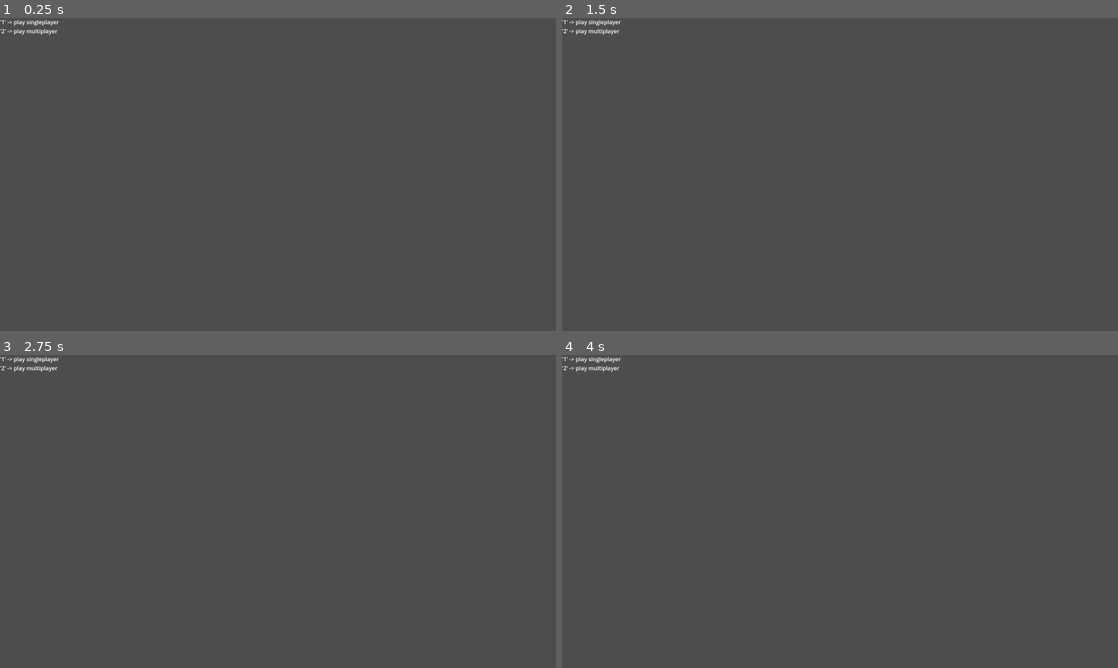
Above: before the commit, frames 1-4 (two rows, left to right).
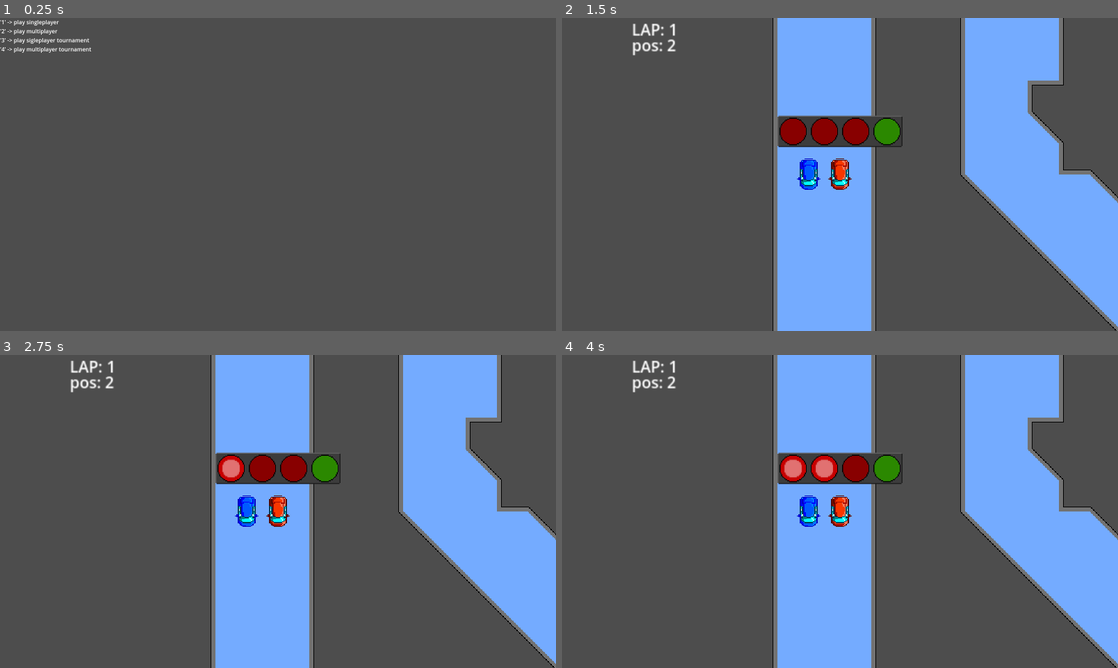
Above: after the commit, the same moments.

Repository: abam-iksde/piiws-sem2
Game: Godot game, scene res://scenes/scenes/temp_menu.tscn
Same seed, same stepped clock (60 frames per second), same inputs: the game is played once before the commit and once after it.
Inputs:
- Up to frame 1 (0.25 s): no input
- Up to frame 2 (1.5 s): tap Enter (ui_accept) at 0.5, 0.77, 1.07, 1.25 s; hold 3 0.53-1.28 s; tap 4 at 0.8, 1.35 s
- Up to frame 3 (2.75 s): tap Enter (ui_accept) at 1.52, 1.55, 1.82, 2, 2.1 s; hold 3 from 2.03 s (still down)
- Up to frame 4 (4 s): release 3 at 2.78 s; tap 3 at 2.85 s; tap Enter (ui_accept) at 3.02, 3.32, 3.5, 3.77, 3.8 s; tap 4 at 3.05 s; hold 4 from 3.53 s (still down)

The runs differ from the first frame. In frame 1, 0.2% of the frame differs, in the area x 0-17%, y 6-12%; in frame 2, 35%, in the area x 0-100%, y 0-100%; in frame 3, 35%; in frame 4, 35%.

Commit message:
🏆 Add tournament mode (#39)

Diff:
--- a/project.godot
+++ b/project.godot
@@ -24,6 +24,7 @@
 Prefabs="*res://scripts/autoloads/prefabs.gd"
 Sounds="*res://scenes/prefabs/autoload/sounds.tscn"
 RaceSettings="*res://scripts/autoloads/race_settings.gd"
+Tournament="*res://scripts/autoloads/tournament.gd"
 
 [display]
 
--- /dev/null
+++ b/scenes/scenes/race_summary.tscn
@@ -0,0 +1,54 @@
+[gd_scene load_steps=2 format=3 uid="uid://ccht0t48nwgp4"]
+
+[sub_resource type="GDScript" id="GDScript_w1yem"]
+script/source = "extends Control
+
+enum State {
+  RACE_TALLY,
+  TOURNAMENT_TALLY,
+}
+
+var state
+
+func get_race_positions_tally():
+  var text = ''
+  var players = RaceSettings.get_setting('players').duplicate()
+  players.sort_custom(func(a,b): return Race.final_positions[a.id] < Race.final_positions[b.id])
+  for player_index in range(len(players)):
+    text += str(player_index+1) + '. PLAYER ' + str(players[player_index].id) + ': +' + str(max(5 - Race.final_positions[players[player_index].id], 0)) + '\\n'
+  return text
+
+func get_tournament_summary_tally():
+  var text = ''
+  var players = RaceSettings.get_setting('players').duplicate()
+  players.sort_custom(func(a,b): return Tournament.scores[a.id] > Tournament.scores[b.id])
+  for player_index in range(len(players)):
+    text += str(player_index+1) + '. PLAYER ' + str(players[player_index].id) + ': ' + str(Tournament.scores[players[player_index].id]) + '\\n'
+  return text
+
+func _ready():
+  $Label.text = get_race_positions_tally()
+  state = State.RACE_TALLY
+
+func _physics_process(delta):
+  if Input.is_action_just_pressed('ui_accept'):
+    if state == State.RACE_TALLY:
+      state = State.TOURNAMENT_TALLY
+      $Label.text = get_tournament_summary_tally()
+    else:
+      Tournament.advance()
+"
+
+[node name="race_summary" type="Control"]
+layout_mode = 3
+anchors_preset = 15
+anchor_right = 1.0
+anchor_bottom = 1.0
+grow_horizontal = 2
+grow_vertical = 2
+script = SubResource("GDScript_w1yem")
+
+[node name="Label" type="Label" parent="."]
+layout_mode = 0
+offset_right = 40.0
+offset_bottom = 23.0
--- /dev/null
+++ b/scenes/scenes/single_race_summary.tscn
@@ -0,0 +1,34 @@
+[gd_scene load_steps=2 format=3 uid="uid://bmbqalf3026d2"]
+
+[sub_resource type="GDScript" id="GDScript_effih"]
+script/source = "extends Control
+
+func get_race_positions_tally():
+  var text = ''
+  var players = RaceSettings.get_setting('players').duplicate()
+  players.sort_custom(func(a,b): return Race.final_positions[a.id] < Race.final_positions[b.id])
+  for player_index in range(len(players)):
+    text += str(player_index+1) + '. PLAYER ' + str(players[player_index].id) + '\\n'
+  return text
+
+func _ready():
+  $Label.text = get_race_positions_tally()
+
+func _physics_process(delta):
+  if Input.is_action_just_pressed('ui_accept'):
+    Tournament.advance()
+"
+
+[node name="single_race_summary" type="Control"]
+layout_mode = 3
+anchors_preset = 15
+anchor_right = 1.0
+anchor_bottom = 1.0
+grow_horizontal = 2
+grow_vertical = 2
+script = SubResource("GDScript_effih")
+
+[node name="Label" type="Label" parent="."]
+layout_mode = 0
+offset_right = 40.0
+offset_bottom = 23.0
--- a/scenes/scenes/temp_menu.tscn
+++ b/scenes/scenes/temp_menu.tscn
@@ -3,36 +3,57 @@
 [sub_resource type="GDScript" id="GDScript_whrbl"]
 script/source = "extends Control
 
+var single_race = [
+  'res://scenes/scenes/race.tscn',
+]
+
+var test_tournament = [
+  'res://scenes/scenes/race.tscn',
+  'res://scenes/scenes/race.tscn',
+]
+
+var two_player_settings = {
+  'players': [
+    {
+      texture = preload('res://textures/vehicles/car_red.png'),
+      viewport = ['splitscreen', preload('res://textures/splitscreen/player1.png'), Vector2(0.25, 0.0)],
+      input = ['human', 'p1'],
+      start_spot = 0,
+      is_main = true,
+      id = RaceSettings.generate_player_id(),
+    },
+    {
+      texture = preload('res://textures/vehicles/car_blue.png'),
+      viewport = ['splitscreen', preload('res://textures/splitscreen/player2.png'), Vector2(-0.25, 0.0)],
+      input = ['human', 'p2'],
+      start_spot = 1,
+      is_main = false,
+      id = RaceSettings.generate_player_id(),
+    },
+  ],
+}
+
 func start_singleplayer():
-  RaceSettings.race_settings = {}
-  get_tree().change_scene_to_file('res://scenes/scenes/race.tscn')
+  Tournament.start(single_race, {})
 
 func start_multiplayer():
-  RaceSettings.race_settings = {
-    'players': [
-      {
-        texture = preload('res://textures/vehicles/car_red.png'),
-        viewport = ['splitscreen', preload('res://textures/splitscreen/player1.png'), Vector2(0.25, 0.0)],
-        input = ['human', 'p1'],
-        start_spot = 0,
-        is_main = true,
-      },
-      {
-        texture = preload('res://textures/vehicles/car_blue.png'),
-        viewport = ['splitscreen', preload('res://textures/splitscreen/player2.png'), Vector2(-0.25, 0.0)],
-        input = ['human', 'p2'],
-        start_spot = 1,
-        is_main = false,
-      },
-    ],
-  }
-  get_tree().change_scene_to_file('res://scenes/scenes/race.tscn')
+  Tournament.start(single_race, two_player_settings)
+
+func start_singleplayer_tournament():
+  Tournament.start(test_tournament, {})
+
+func start_multiplayer_tournament():
+  Tournament.start(test_tournament, two_player_settings)
 
 func _physics_process(delta):
   if Input.is_key_pressed(KEY_1):
     start_singleplayer()
   elif Input.is_key_pressed(KEY_2):
     start_multiplayer()
+  elif Input.is_key_pressed(KEY_3):
+    start_singleplayer_tournament()
+  elif Input.is_key_pressed(KEY_4):
+    start_multiplayer_tournament()
 "
 
 [node name="menu_lol" type="Control"]
@@ -49,4 +70,7 @@
 offset_right = 40.0
 offset_bottom = 23.0
 text = "'1' -> play singleplayer
-'2' -> play multiplayer"
+'2' -> play multiplayer
+'3' -> play sigleplayer tournament
+'4' -> play multiplayer tournament
+"
--- a/scripts/autoloads/race.gd
+++ b/scripts/autoloads/race.gd
@@ -10,6 +10,7 @@
 var race_started
 var countdown
 var initialized = false
+var points_disbursed
 
 func init(_checkpoints):
   checkpoints = _checkpoints
@@ -20,6 +21,7 @@
   race_started = false
   countdown = 5
   initialized = true
+  points_disbursed = false
   start_race()
 
 func spawn_players():
@@ -31,6 +33,7 @@
     player_node.control_metadata = player.input[1]
     scene_root.get_node('world').add_child(player_node)
     player_node.global_position = scene_root.get_node('world/start_spots').get_child(player.start_spot).global_position
+    player_node.id = player.id
     if player.viewport != null:
       var viewport
       if player.viewport[0] == 'singleplayer':
@@ -63,11 +66,15 @@
   }
 
 func _physics_process(delta):
+  if Input.is_action_just_pressed('ui_accept') and is_race_finished() and not points_disbursed:
+    end_race()
+    Tournament.summarize_race()
+    points_disbursed = true
   var player_progress = []
   for player in players:
-    if not final_positions.has(player) and player.lap > laps:
+    if not final_positions.has(player.id) and player.lap > laps:
       n_players_finished += 1
-      final_positions[player] = n_players_finished
+      final_positions[player.id] = n_players_finished
       player.finish_race()
     if not player.race_done:
       player_progress.append({
@@ -78,7 +85,7 @@
       })
   player_progress.sort_custom(wrapped_progress_sort)
   for index in range(len(player_progress)):
-    player_positions[player_progress[index].player] = index + 1 + n_players_finished
+    player_positions[player_progress[index].player.id] = index + 1 + n_players_finished
 
 func progress_sort(a, b):
   var laps_difference = b.lap - a.lap
@@ -97,10 +104,10 @@
   return progress_sort(a, b) < 0
 
 func get_player_position(player):
-  if final_positions.has(player):
-    return final_positions[player]
-  if player_positions.has(player):
-    return player_positions[player]
+  if final_positions.has(player.id):
+    return final_positions[player.id]
+  if player_positions.has(player.id):
+    return player_positions[player.id]
   return 1
 
 func start_race():
@@ -116,3 +123,18 @@
   countdown = 1
   await get_tree().create_timer(1).timeout
   countdown = 0
+
+func end_race():
+  for player in players:
+    if not final_positions.has(player.id):
+      final_positions[player.id] = player_positions[player.id]
+  players = []
+
+func is_race_finished():
+  if len(players) == 0:
+    return false
+  for player in players:
+    if player.is_human:
+      if not final_positions.has(player.id):
+        return false
+  return true
--- a/scripts/autoloads/race_settings.gd
+++ b/scripts/autoloads/race_settings.gd
@@ -8,6 +8,7 @@
       input = ['human', 'p1'],
       start_spot = 0,
       is_main = true,
+      id = -1,
     },
     {
       texture = preload('res://textures/vehicles/car_blue.png'),
@@ -15,9 +16,10 @@
       input = ['npc', ''],
       start_spot = 1,
       is_main = false,
+      id = -2,
     },
   ],
-  'laps': 4,
+  'laps': 1,
 }
 
 var race_settings = {}
@@ -26,3 +28,8 @@
   if race_settings.has(key):
     return race_settings[key]
   return race_default_settings[key]
+
+var player_id = 0
+func generate_player_id():
+  player_id += 1
+  return player_id
--- /dev/null
+++ b/scripts/autoloads/tournament.gd
@@ -0,0 +1,30 @@
+extends Node
+
+var current_race = 0
+var races = []
+
+var scores = {}
+
+func start(races_, settings):
+  current_race = 0
+  races = races_
+  scores = {}
+  RaceSettings.race_settings = settings
+  for player in RaceSettings.get_setting('players'):
+    scores[player.id] = 0
+  get_tree().change_scene_to_file(races[0])
+
+func summarize_race():
+  for player in RaceSettings.get_setting('players'):
+    scores[player.id] += max(5 - Race.final_positions[player.id], 0)
+  if len(races) > 1:
+    get_tree().change_scene_to_file('res://scenes/scenes/race_summary.tscn')
+    return
+  get_tree().change_scene_to_file('res://scenes/scenes/single_race_summary.tscn')
+
+func advance():
+  current_race += 1
+  if current_race >= len(races):
+    get_tree().change_scene_to_file('res://scenes/scenes/temp_menu.tscn')
+    return
+  get_tree().change_scene_to_file(races[current_race])
--- a/scripts/game/vehicle.gd
+++ b/scripts/game/vehicle.gd
@@ -35,10 +35,13 @@
   SLIDING,
 }
 
+var id
+
 var movement_mode = MovementMode.NORMAL
 var slide_steering_multiplier = 1
 
 var input_manager
+var is_human
 
 var previous_checkpoint = null
 var next_checkpoint = null
@@ -60,8 +63,10 @@
   match control_type:
     'human':
       input_manager = InputManagerHuman.new(control_metadata, self)
+      is_human = true
     'npc':
       input_manager = InputManagerNPC.new(control_metadata, self)
+      is_human = false
 
 func mode_handler_normal(delta, input):
   if input.handbrake:
